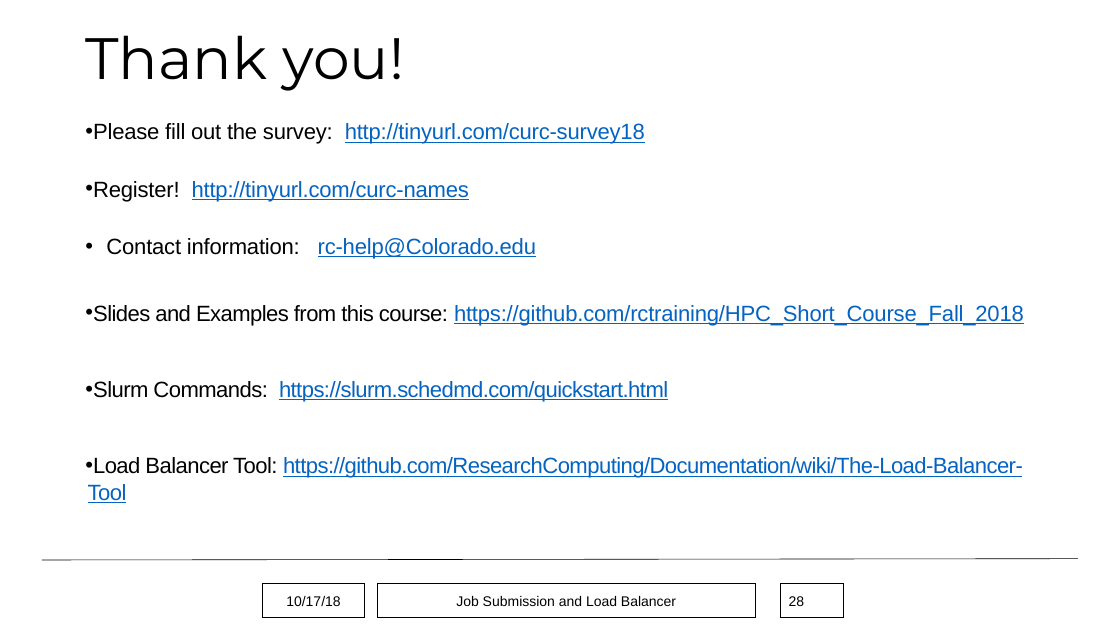
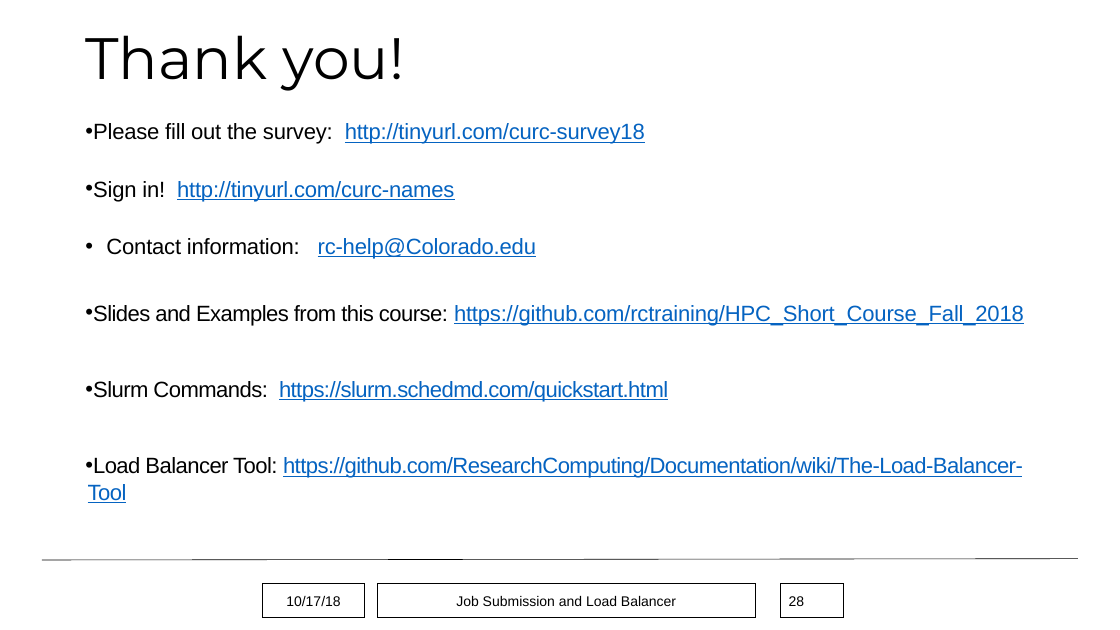
Before and after one commit to monaghaa/HPC_Short_Course_Fall_2018, a slide deck: slide 28 of Job_Submission/hpc_job_submission_Fall2018.pptx. Drawn at 1120x630 pixels with LibreOffice and Linux fonts; fonts in the diff are those of the drawing; background and template pictures are left out. Boxes give left, top, right and bottom in pixels: in the first picture for what was removed or moved away, otherwise in the second. Text is boxed around its words. In the diff, an @@ line names an element or a change of style, - is before the commit and + after.

```diff
--- a/Job_Submission/hpc_job_submission_Fall2018.pptx
+++ b/Job_Submission/hpc_job_submission_Fall2018.pptx
@@ text at <box>85,181,454,202</box>: text changed @@
-• Register! http://tinyurl.com/curc-names
+• Sign in! http://tinyurl.com/curc-names
```
Also in this commit, not shown: 4 other slides changed, 4 other files.
